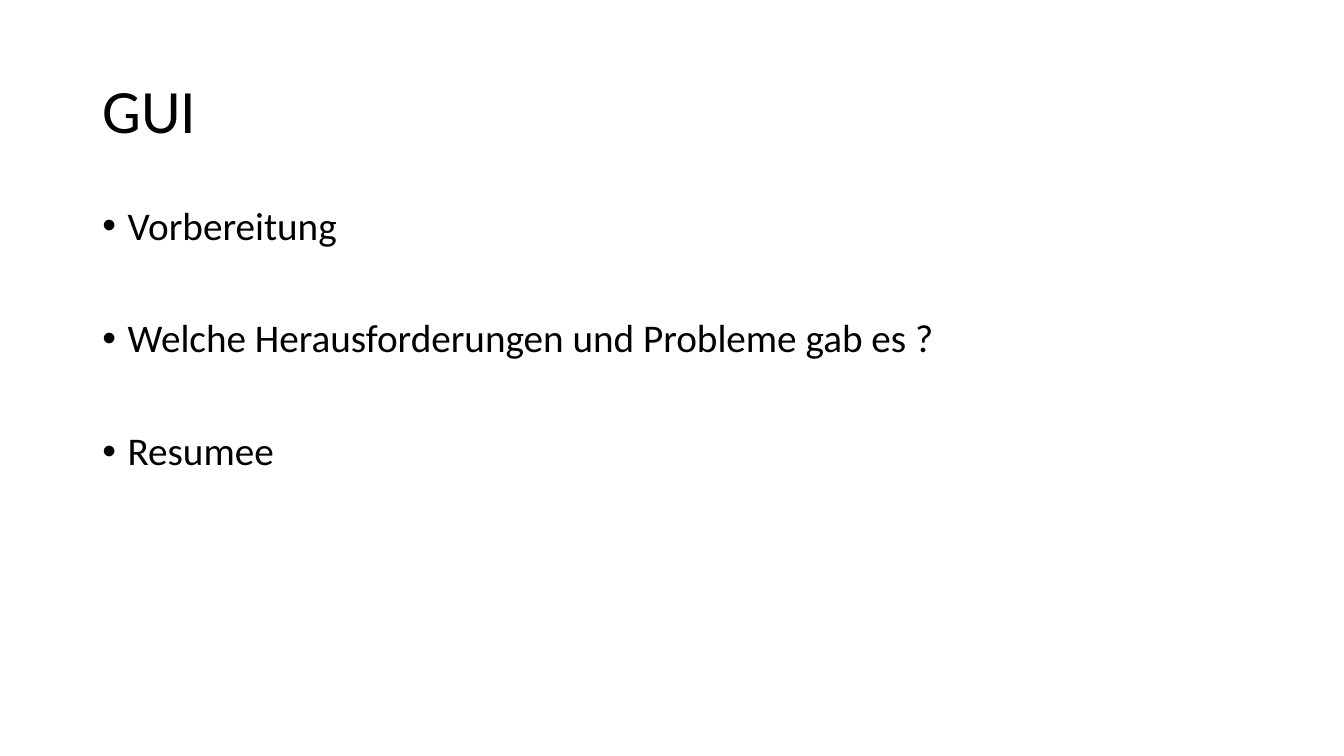
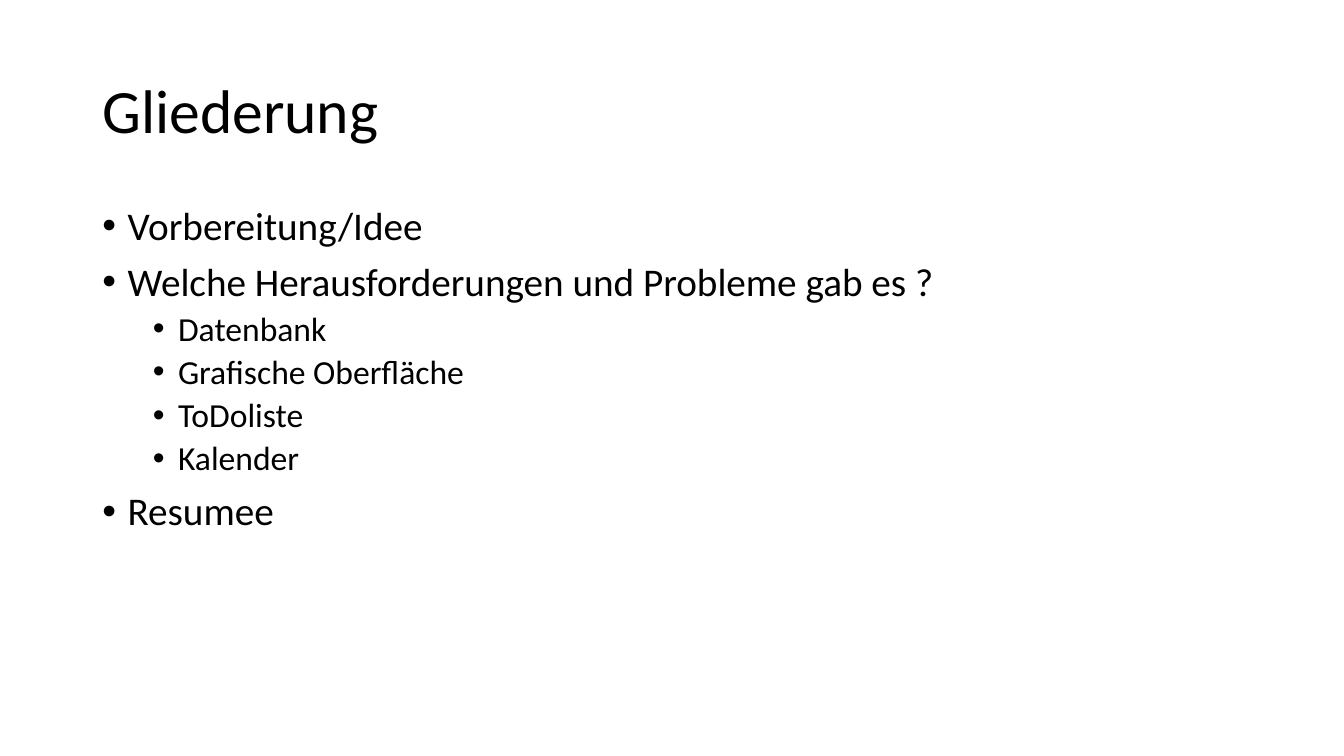
Before and after one commit to kienzlemax/DV-Projekt, a slide deck: slide 2 of 4_Praesentation/Powerpoint/ToDOListe.pptx. Drawn at 1344x756 pixels with LibreOffice and Linux fonts; fonts in the diff are those of the drawing. Boxes give left, top, right and bottom in pixels: in the first picture for what was removed or moved away, otherwise in the second. Text is boxed around its words. In the diff, an @@ line names an element or a change of style, - is before the commit and + after.

```diff
--- a/4_Praesentation/Powerpoint/ToDOListe.pptx
+++ b/4_Praesentation/Powerpoint/ToDOListe.pptx
@@ title at (x1=102, y1=90, x2=378, y2=144): text changed @@
-GUI
+Gliederung
@@ text at (x1=128, y1=212, x2=423, y2=247): text changed @@
-• Vorbereitung
+• Vorbereitung/Idee
@@ text at (x1=178, y1=317, x2=464, y2=471): paragraphs added @@
+  • Datenbank
+  • Grafische Oberfläche
+  • ToDoliste
+  • Kalender
```
Also in this commit, not shown: 2 other slides changed, 1 slide added, 3 slides removed.
